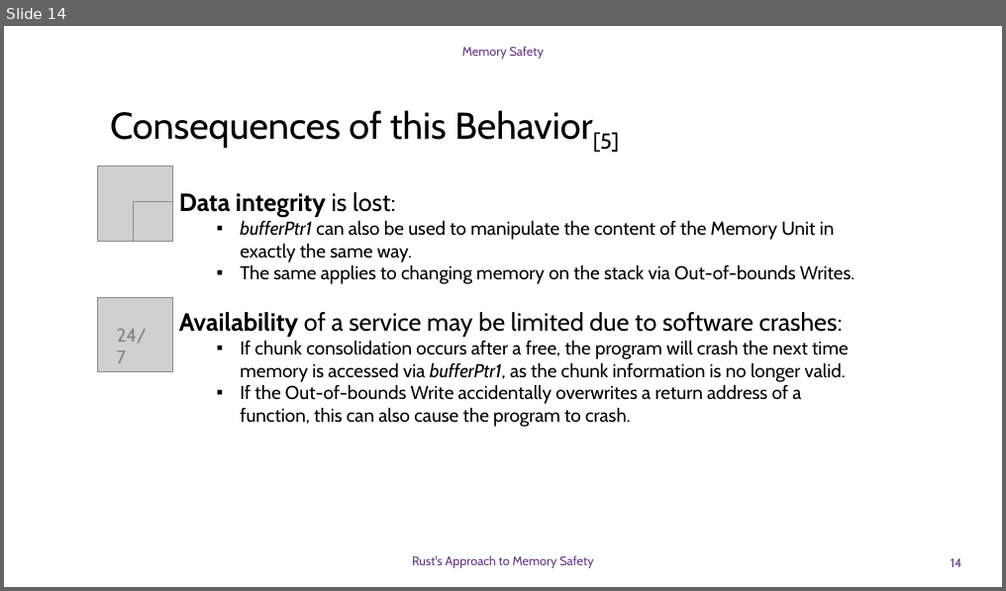
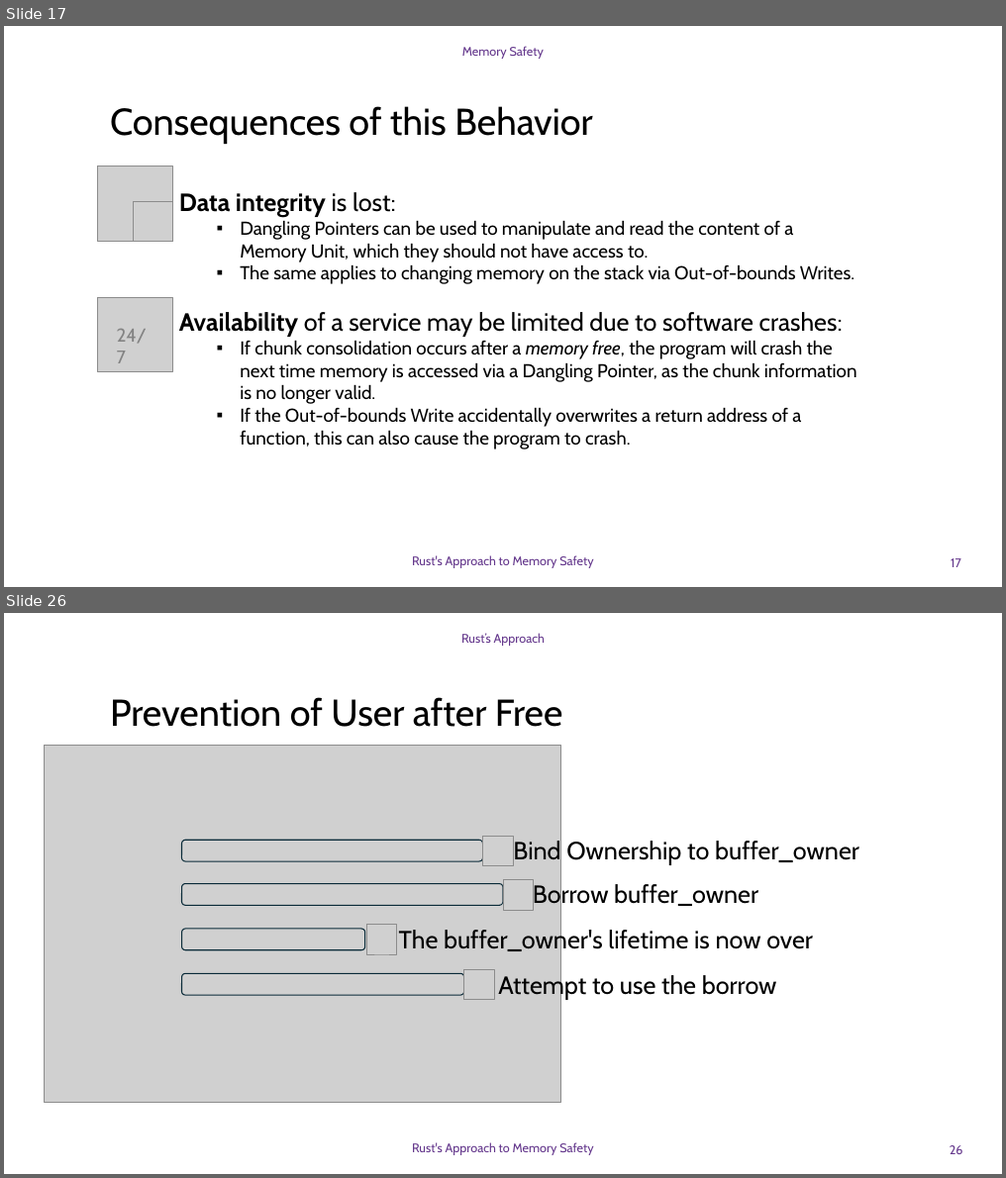
Before and after one commit to DavidGinfo/c-runtime-vs-rust-compiletime, a slide deck: Memory_Safety_Rust.pptx. Shown one above the other, each under a label of ours: slide 14 before the commit, slides 17 and 26 after it; the slides between them are not shown. The pictures are 1006x591 and 1006x1178 pixels, drawn with LibreOffice and Linux fonts; fonts in the diff are those of the drawing; grey boxes stand for pictures; background and template pictures are left out. Boxes give left, top, right and bottom in pixels: in the first picture for what was removed or moved away, otherwise in the second. Text is boxed around its words. In the diff, an @@ line names an element or a change of style, - is before the commit and + after.

```diff
--- a/Memory_Safety_Rust.pptx
+++ b/Memory_Safety_Rust.pptx
@@ slide 26 added at (4,613,1002,1174), background #FFFFFF @@
@@ text added at (461,633,545,646), 12 pt, text #64378C @@
+Rust’s Approach
@@ text added at (110,697,562,727), 36 pt, text #000000 @@
+Prevention of User after Free
@@ picture added at (45,746,561,1103) @@
@@ rounded rectangle added at (181,840,482,861), outline #092A39 1 pt @@
@@ picture added at (483,836,513,866) @@
@@ text added at (513,840,859,866), 24 pt, text #000000 @@
+Bind Ownership to buffer_owner
@@ rounded rectangle added at (181,884,503,906), outline #092A39 1 pt @@
@@ picture added at (503,880,534,910) @@
@@ text added at (533,882,758,909), 24 pt, text #000000 @@
+Borrow buffer_owner
@@ rounded rectangle added at (182,929,365,951), outline #092A39 1 pt @@
@@ picture added at (367,925,397,955) @@
@@ text added at (399,928,813,955), 24 pt, text #000000 @@
+The buffer_owner's lifetime is now over
@@ rounded rectangle added at (181,973,463,995), outline #092A39 1 pt @@
@@ picture added at (464,969,494,999) @@
@@ text added at (498,973,777,1000), 24 pt, text #000000 @@
+Attempt to use the borrow
@@ text added at (412,1143,593,1156), 12 pt, text #64378C @@
+Rust's Approach to Memory Safety
@@ page number added at (949,1146,963,1155), 12 pt, text #64378C @@
+26
@@ what was slide 14 is now slide 17 @@
@@ slide 17 changed as well @@
@@ text at (110,106,592,144): text changed @@
-Consequences of this Behavior[5]
+Consequences of this Behavior
@@ text at (240,220,793,263): text changed @@
-  ▪ bufferPtr1 can also be used to manipulate the content of the Memory Unit in exactly the same way.
+  ▪ Dangling Pointers can be used to manipulate and read the content of a Memory Unit, which they should not have access to.
@@ text at (240,340,857,404): text changed @@
-  ▪ If chunk consolidation occurs after a free, the program will crash the next time memory is accessed via bufferPtr1, as the chunk information is no longer valid.
+  ▪ If chunk consolidation occurs after a memory free, the program will crash the next time memory is accessed via a Dangling Pointer, as the chunk information is no longer valid.
@@ page number at (950,559,961,568): text changed @@
-14
+17
```
Also in this commit, not shown: 13 other slides changed, 14 other slides added, 1 slide removed.
